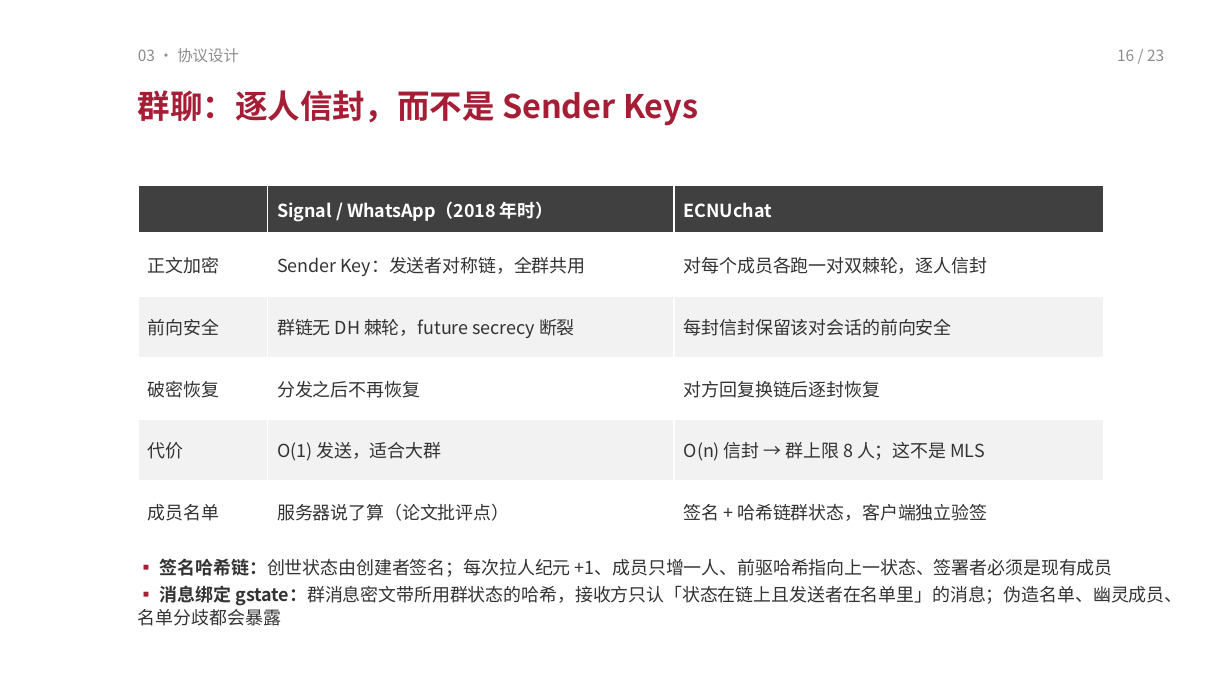
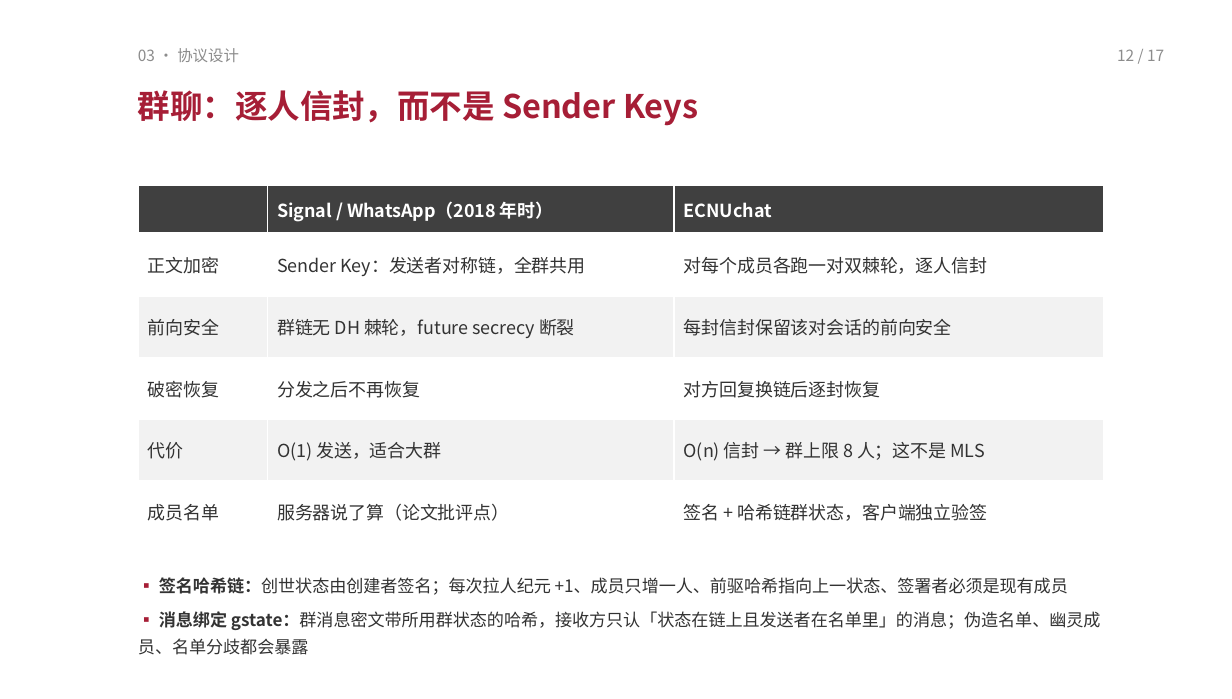
Before and after one commit to TomHaoZi/ECNUchat, a slide deck: slide 12 of 中期汇报/ECNUchat-中期汇报.pptx (slide 16 before the commit). Drawn at 1232x699 pixels with LibreOffice and Linux fonts; fonts in the diff are those of the drawing. Boxes give left, top, right and bottom in pixels: in the first picture for what was removed or moved away, otherwise in the second. Text is boxed around its words. In the diff, an @@ line names an element or a change of style, - is before the commit and + after.

```diff
--- a/中期汇报/ECNUchat-中期汇报.pptx
+++ b/中期汇报/ECNUchat-中期汇报.pptx
@@ text at (1117,49,1164,61): text changed @@
-16 / 23
+12 / 17
@@ text "▪ 签名哈希链：创世状态由创建者签名；每次拉人纪元 +1、成员只增一人、前驱哈希指向上一状态、签署者必须是现有成员": place and size @@
-text "▪ 签名哈希链：创世状态由创建者签名；每次拉人纪元 +1、成员只增一人、前驱哈希指向上一状态、签署者必须是现有成员" at (138,558,1182,626)
+text "▪ 签名哈希链：创世状态由创建者签名；每次拉人纪元 +1、成员只增一人、前驱哈希指向上一状态、签署者必须是现有成员" at (138,577,1101,655)
@@ text "▪ 签名哈希链：创世状态由创建者签名；每次拉人纪元 +1、成员只增一人、前驱哈希指向上一状态、签署者必须是现有成员" at (138,577,1101,655): size 10.5 to 10 pt; line spacing 1.08 to 1.3; more space between paragraphs @@
```
Also in this commit, not shown: 14 other slides changed, 6 slides removed, 3 other files.
